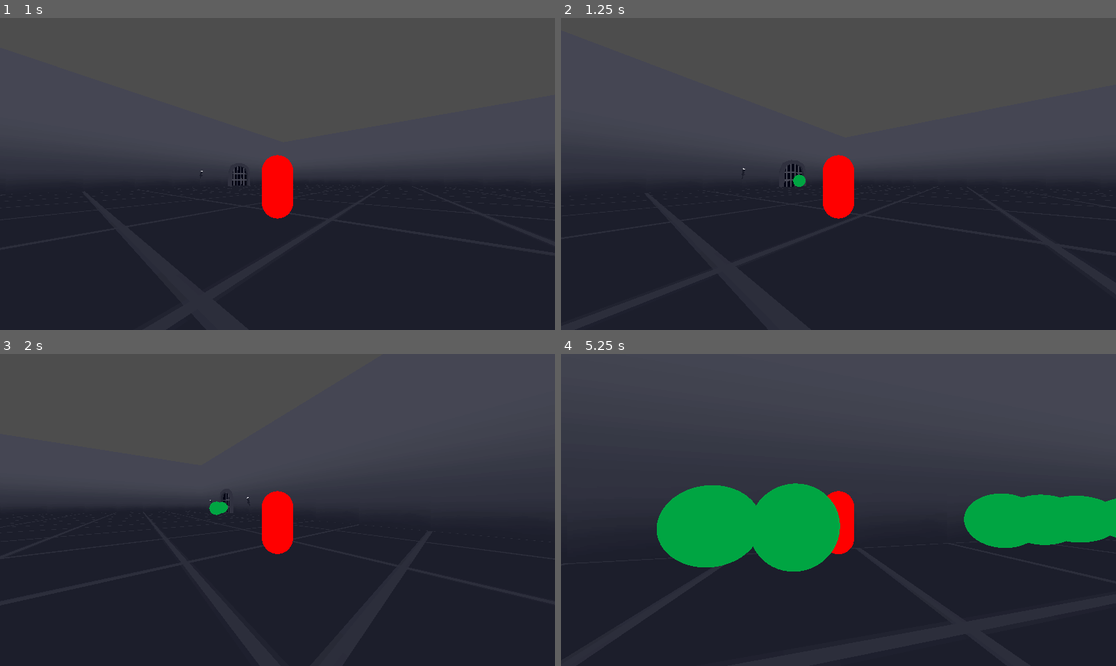
Above: before the commit, frames 1-4 (two rows, left to right).
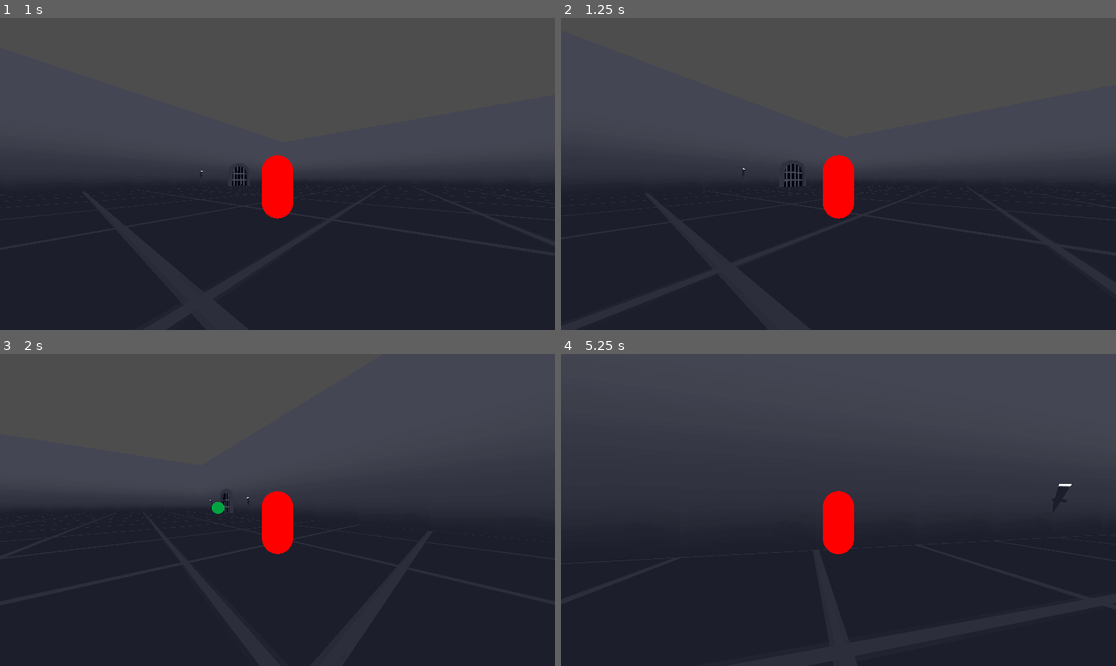
Above: after the commit, the same moments.

Repository: Weemo001/WizWaves
Game: Godot game, scene res://Scenes/World/world.tscn
Two runs of this game, one before a commit and one after it. Both use one fixed random seed, a clock stepped at 60 frames per second and the inputs below.
Inputs (mouse positions are in pixels of both pictures, inside the frame that each line leads up to):
- Up to frame 1 (1 s): tap Enter at 0.5 s; move the mouse to (305, 174) at 0.52 s; hold W (forward) from 0.53 s (still down); hold 1 (dev1) from 0.53 s (still down)
- Up to frame 2 (1.25 s): keep holding W (forward); keep holding 1 (dev1)
- Up to frame 3 (2 s): keep holding W (forward); move the mouse to (249, 510) at 1.27 s; release 1 (dev1) at 1.28 s; tap 1 (dev1) at 1.35 s
- Up to frame 4 (5.25 s): keep holding W (forward); move the mouse to (849, 503) at 2.02 s; hold 1 (dev1) 2.03-2.78 s; move the mouse to (832, 516) at 2.77 s; tap 1 (dev1) at 2.85, 4.35 s; move the mouse to (877, 513) at 3.52 s; hold 1 (dev1) 3.53-4.28 s; move the mouse to (794, 506) at 4.27 s; move the mouse to (844, 510) at 5.02 s; hold 1 (dev1) from 5.03 s (still down)

Frame 1 is identical in both runs. In frame 2, less than 0.1% of the frame differs, in the area x 41-45%, y 50-55%; in frame 3, less than 0.1%; in frame 4, 11%, in the area x 17-100%, y 41-70%.

Commit message:
Further Spawner Tweaking
- Changed spawner to only handle spawning one enemy at a time

- Bulk spawning is now handled in the wave script within the main scene.

Diff:
--- a/Scenes/World/enemy_spawner.tscn
+++ b/Scenes/World/enemy_spawner.tscn
@@ -7,11 +7,7 @@
 [node name="EnemySpawner" type="Node3D"]
 script = ExtResource("1_hhtf0")
 
-[node name="SpawnTimer" type="Timer" parent="."]
-
 [node name="SpawnArea" type="Area3D" parent="."]
 
 [node name="CollisionShape3D" type="CollisionShape3D" parent="SpawnArea"]
 shape = SubResource("BoxShape3D_emljr")
-
-[connection signal="timeout" from="SpawnTimer" to="." method="_on_spawn_timer_timeout"]
--- a/Scenes/World/world.tscn
+++ b/Scenes/World/world.tscn
@@ -1,13 +1,16 @@
-[gd_scene load_steps=7 format=3 uid="uid://mwha5hojyas8"]
+[gd_scene load_steps=8 format=3 uid="uid://mwha5hojyas8"]
 
 [ext_resource type="PackedScene" uid="uid://fxyaba6k4gjf" path="res://Scenes/Objects/gate.tscn" id="1_0g3ou"]
+[ext_resource type="Script" path="res://Scripts/World/world.gd" id="1_io8vi"]
 [ext_resource type="PackedScene" uid="uid://druhbl0lql6u" path="res://Scenes/Objects/torch.tscn" id="2_47qaq"]
 [ext_resource type="MeshLibrary" uid="uid://b72eya0hnevef" path="res://MeshLib/meshlib_dungeontileset.tres" id="3_uicob"]
 [ext_resource type="PackedScene" uid="uid://cd86g4vam4445" path="res://Scenes/Player/Player.tscn" id="4_aww4n"]
 [ext_resource type="PackedScene" uid="uid://dmm56vffjj30r" path="res://Scenes/World/enemy_spawner.tscn" id="5_yb11b"]
 [ext_resource type="PackedScene" uid="uid://n8wlch8tbxef" path="res://Scenes/Enemies/Slime.tscn" id="6_tvwl2"]
 
-[node name="World" type="Node"]
+[node name="World" type="Node" node_paths=PackedStringArray("spawners")]
+script = ExtResource("1_io8vi")
+spawners = [NodePath("Spawners/EnemySpawner"), NodePath("Spawners/EnemySpawner2"), NodePath("Spawners/EnemySpawner3"), NodePath("Spawners/EnemySpawner4")]
 
 [node name="Objects" type="Node" parent="."]
 
@@ -71,22 +74,28 @@
 transform = Transform3D(1, 0, 0, 0, 1, 0, 0, 0, 1, -12, 0, -13.4)
 enemy_scene = ExtResource("6_tvwl2")
 target = NodePath("../../Player/Player")
-spawn_interval = 0.5
 
 [node name="EnemySpawner2" parent="Spawners" instance=ExtResource("5_yb11b")]
 transform = Transform3D(1, 0, 0, 0, 1, 0, 0, 0, 1, 12, 0, -13.4)
 enemy_scene = ExtResource("6_tvwl2")
 target = NodePath("../../Player/Player")
-spawn_interval = 0.5
 
 [node name="EnemySpawner3" parent="Spawners" instance=ExtResource("5_yb11b")]
 transform = Transform3D(1, 0, 0, 0, 1, 0, 0, 0, 1, -12, 0, 11.4)
 enemy_scene = ExtResource("6_tvwl2")
 target = NodePath("../../Player/Player")
-spawn_interval = 0.5
 
 [node name="EnemySpawner4" parent="Spawners" instance=ExtResource("5_yb11b")]
 transform = Transform3D(1, 0, 0, 0, 1, 0, 0, 0, 1, 12, 0, 11.4)
 enemy_scene = ExtResource("6_tvwl2")
 target = NodePath("../../Player/Player")
-spawn_interval = 0.5
+
+[node name="WaveCDTimer" type="Timer" parent="."]
+one_shot = true
+autostart = true
+
+[node name="SpawnTimer" type="Timer" parent="."]
+one_shot = true
+
+[connection signal="timeout" from="WaveCDTimer" to="." method="_on_wave_cd_timer_timeout"]
+[connection signal="timeout" from="SpawnTimer" to="." method="_on_spawn_timer_timeout"]
--- a/Scripts/Enemy/enemy.gd
+++ b/Scripts/Enemy/enemy.gd
@@ -1,12 +1,12 @@
 extends CharacterBody3D
 
 @export var speed: float = 3.0
-@export var target: NodePath # Assign player node in inspector
 @export var damage: float = 1.0
 @export var damage_tick: float = 1.0
 
 var can_attack: bool = true
 var is_in_range: bool = false
+var target: NodePath
 
 func _ready() -> void:
 	# Set the wait time of the damage timer to the tick time variable
@@ -14,17 +14,17 @@
 
 func _physics_process(_delta: float) -> void:
 	# Move towards player and try to attack
-	move_towards_player()
-	try_attack()
+	_move_towards_player()
+	_try_attack()
 
-func move_towards_player():
+func _move_towards_player():
 	# If target variable is assigned, set the direction to the face it and move towards it
 	if target:
 		var direction = (get_node(target).global_position - global_position).normalized()
 		velocity = direction * speed
 		move_and_slide()
 
-func try_attack():
+func _try_attack():
 	# Try to attack the player if they are in range and attack is off cooldown and target is not dead, then start attack cooldown
 	if is_in_range && can_attack && get_node(target).health > 0:
 		get_node(target).take_damage(damage)
--- a/Scripts/Player/player.gd
+++ b/Scripts/Player/player.gd
@@ -39,7 +39,7 @@
 	print("Player took " + str(amount) + " damage!") # DEBUG
 	health -= amount
 	if health <= 0:
-		die()
+		_die()
 
-func die():
+func _die():
 	print("Player has died!") # DEBUG
--- a/Scripts/World/enemy_spawner.gd
+++ b/Scripts/World/enemy_spawner.gd
@@ -2,32 +2,6 @@
 
 @export var enemy_scene: PackedScene # Put enemy scene here in inspector
 @export var target: NodePath # Assign player node in inspector
-@export var spawn_interval: float = 1.0
-@export var max_enemies: int = 10
-
-var active_enemy_count = 0
-
-func _ready():
-	# On load, set timer wait time to spawn interval
-	$SpawnTimer.wait_time = spawn_interval
-
-func _input(event):
-	# DEV TOOL - If dev key is pressed, start the spawner
-	if event.is_action_pressed("dev1"):
-		print("Spawner Active!") # DEBUG
-		$SpawnTimer.start()
-
-func _on_spawn_timer_timeout() -> void:
-	# When timer timeouts, if max enemy limit has been reached, stop the timer, clear the enemy counter
-	if active_enemy_count == max_enemies:
-		$SpawnTimer.stop()
-		active_enemy_count = 0
-		print("Spawner Deactivated.") # DEBUG
-		return
-	# Otherwise increment enemy counter and spawn an enemy
-	else:
-		active_enemy_count += 1
-		spawn_enemy()
 
 func spawn_enemy():
 	# Instance a new enemy
@@ -48,6 +22,7 @@
 	var spawn_position = $SpawnArea.global_position + random_offset
 	enemy.transform.origin = spawn_position
 
-	# Add enemy to scene, set target
+	# Set enemy target, add to scene, track in global array
 	enemy.target = target
 	get_parent().add_child(enemy)
+	Global.active_enemies.append(enemy)
--- /dev/null
+++ b/Scripts/World/global.gd
@@ -0,0 +1,3 @@
+extends Node
+
+var active_enemies: Array = [] # For storing active enemies currently in the game world
--- /dev/null
+++ b/Scripts/World/world.gd
@@ -0,0 +1,38 @@
+extends Node
+
+@export var time_between_waves: float = 1.0 # sec
+@export var spawn_interval: float = 0.5 # sec
+@export var max_enemies: int = 20
+@export var spawners: Array[Node3D] = []
+
+var wave_counter: int = 0
+var enemies_spawned_per_wave = 0
+
+func _input(event): # DEBUG
+	if event.is_action_pressed("dev1"):
+		for e in Global.active_enemies:
+			e.queue_free()
+		Global.active_enemies.clear()
+
+		if Global.active_enemies.size() == 0:
+			print("Cleared enemies.")
+
+func _ready():
+	$WaveCDTimer.wait_time = time_between_waves
+	$SpawnTimer.wait_time = spawn_interval
+
+func _on_wave_cd_timer_timeout() -> void:
+	# When wave timer times out, increment wave counter, reset current enemy counter, and start the spawn timer
+	wave_counter += 1
+	enemies_spawned_per_wave = 0
+	print("Wave: " + str(wave_counter) + " has started.")
+
+	$SpawnTimer.start()
+
+func _on_spawn_timer_timeout() -> void:
+	# As long as the amount of enemies this wave hasn't maxed out, keep spawning enemies on every spawner.
+	if enemies_spawned_per_wave < max_enemies:
+		for s in spawners:
+			s.spawn_enemy()
+			enemies_spawned_per_wave += 1
+		$SpawnTimer.start()
--- a/project.godot
+++ b/project.godot
@@ -14,6 +14,10 @@
 run/main_scene="res://Scenes/World/world.tscn"
 config/features=PackedStringArray("4.3", "Forward Plus")
 config/icon="res://icon.svg"
+
+[autoload]
+
+Global="*res://Scripts/World/global.gd"
 
 [display]
 
Not shown, changed: Changelog.txt
